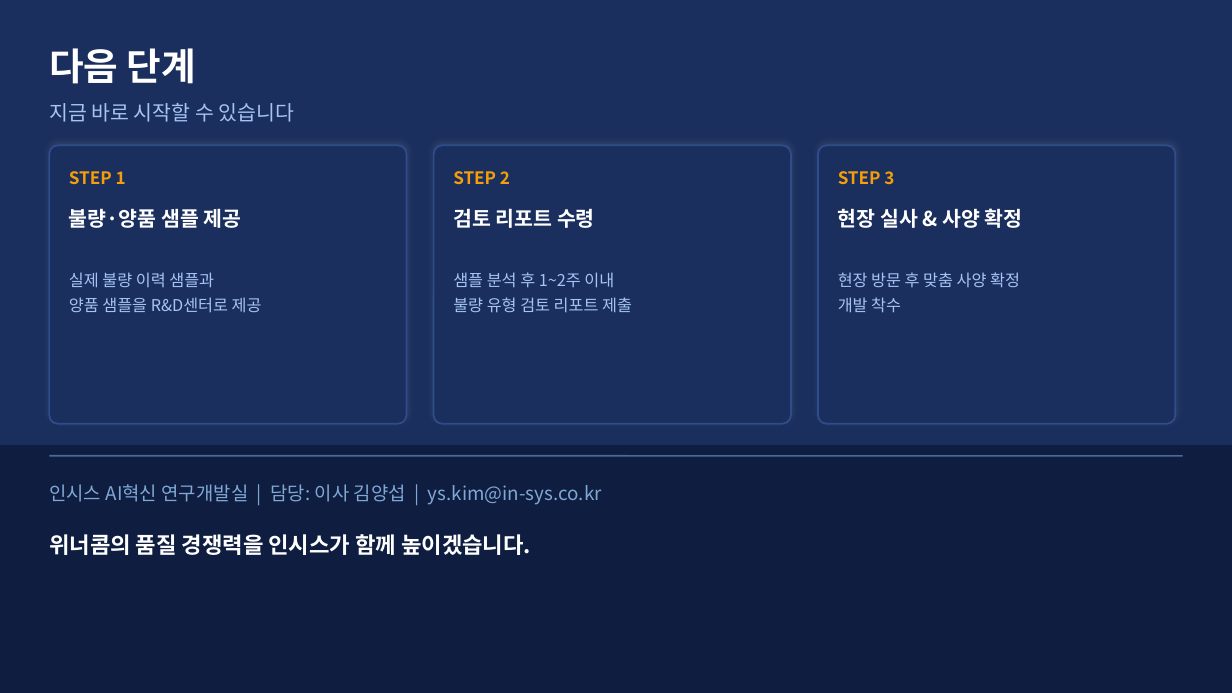
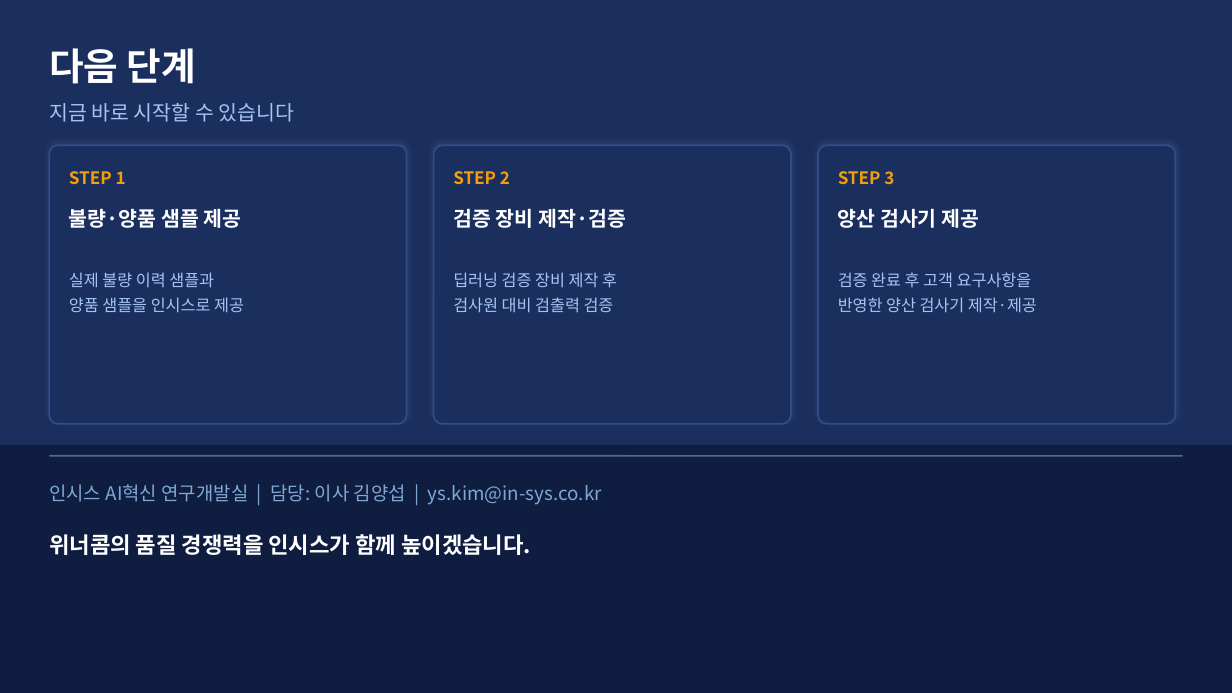
Before and after one commit to Insys-HQ/Insys-review, a slide deck: slide 13 of winnercom.pptx. Drawn at 1232x693 pixels with LibreOffice and Linux fonts; fonts in the diff are those of the drawing. Boxes give left, top, right and bottom in pixels: in the first picture for what was removed or moved away, otherwise in the second. Text is boxed around its words. In the diff, an @@ line names an element or a change of style, - is before the commit and + after.

Commit message:
Update winnercom.pptx - 검증장비 context, R&D to 인시스

```diff
--- a/winnercom.pptx
+++ b/winnercom.pptx
@@ text at [453, 208, 626, 228]: text changed @@
-검토 리포트 수령
+검증 장비 제작·검증
@@ text at [838, 208, 979, 228]: text changed @@
-현장 실사 & 사양 확정
+양산 검사기 제공
@@ text at [69, 297, 244, 313]: text changed @@
-양품 샘플을 R&D센터로 제공
+양품 샘플을 인시스로 제공
@@ text at [453, 272, 617, 313]: text changed @@
-샘플 분석 후 1~2주 이내
-불량 유형 검토 리포트 제출
+딥러닝 검증 장비 제작 후
+검사원 대비 검출력 검증
@@ text at [838, 272, 1037, 312]: text changed @@
-현장 방문 후 맞춤 사양 확정
-개발 착수
+검증 완료 후 고객 요구사항을
+반영한 양산 검사기 제작·제공
```
Also in this commit, not shown: 2 other slides changed.
